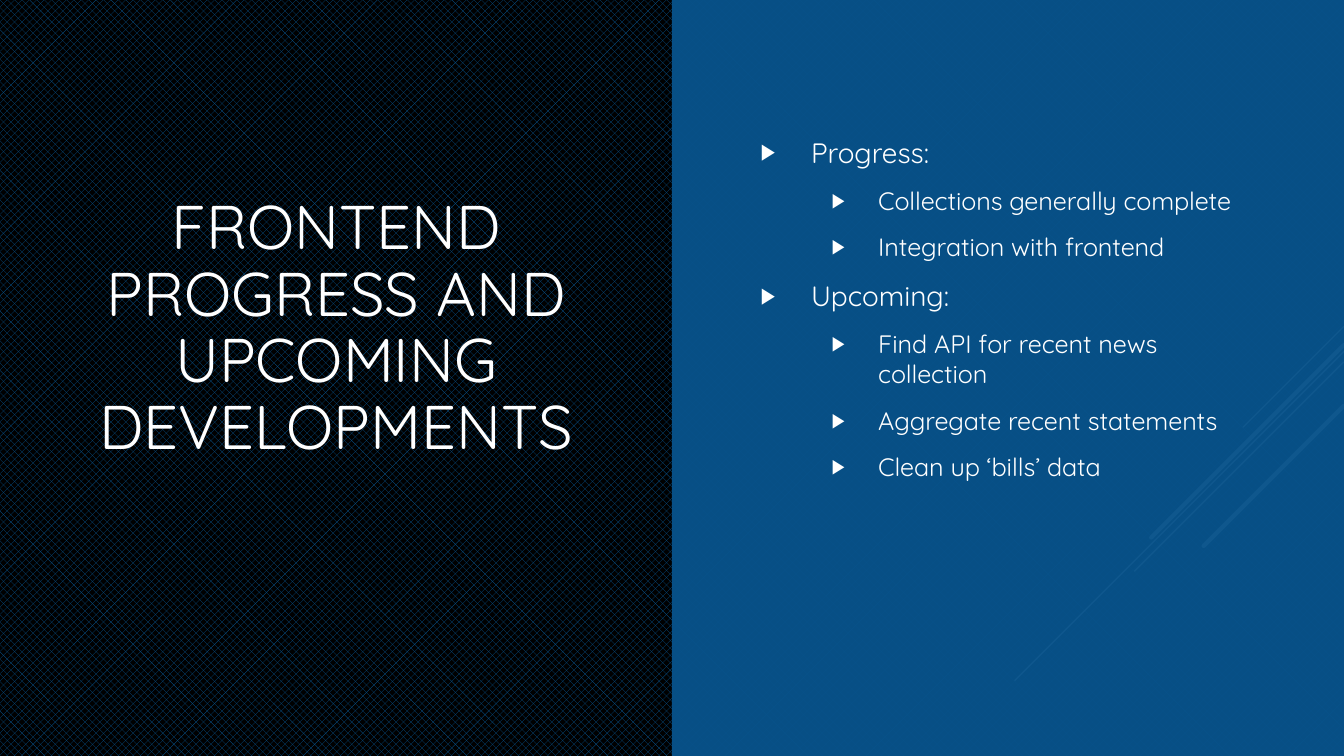
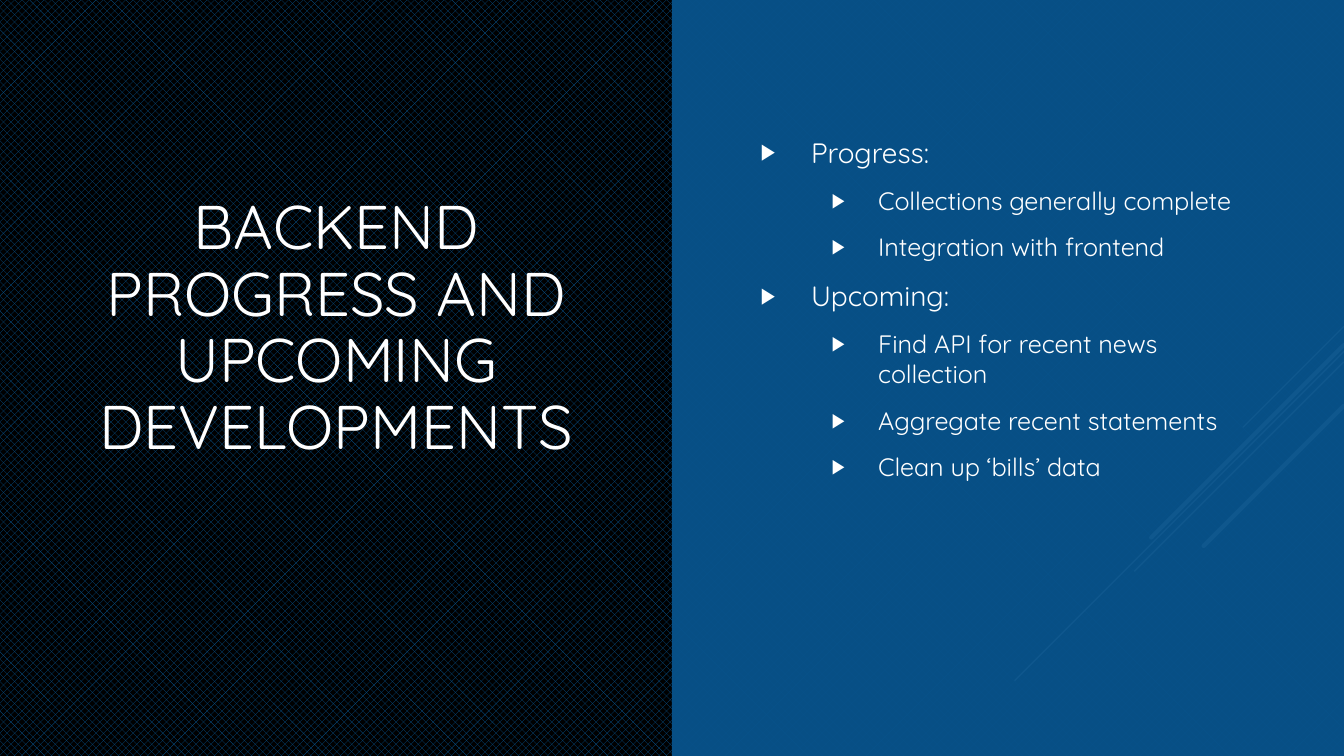
Before and after one commit to aedwards17/PolitiPulse, a slide deck: slide 21 of documents/UpdatesPres.pptx. Drawn at 1344x756 pixels with LibreOffice and Linux fonts; fonts in the diff are those of the drawing. Boxes give left, top, right and bottom in pixels: in the first picture for what was removed or moved away, otherwise in the second. Text is boxed around its words. In the diff, an @@ line names an element or a change of style, - is before the commit and + after.

```diff
--- a/documents/UpdatesPres.pptx
+++ b/documents/UpdatesPres.pptx
@@ title at (99,186,573,465): text changed @@
-FRONTEND PROGRESS AND UPCOMING DEVELOPMENTS
+BACKEND PROGRESS AND UPCOMING DEVELOPMENTS
```
Also in this commit, not shown: 2 other slides changed.
